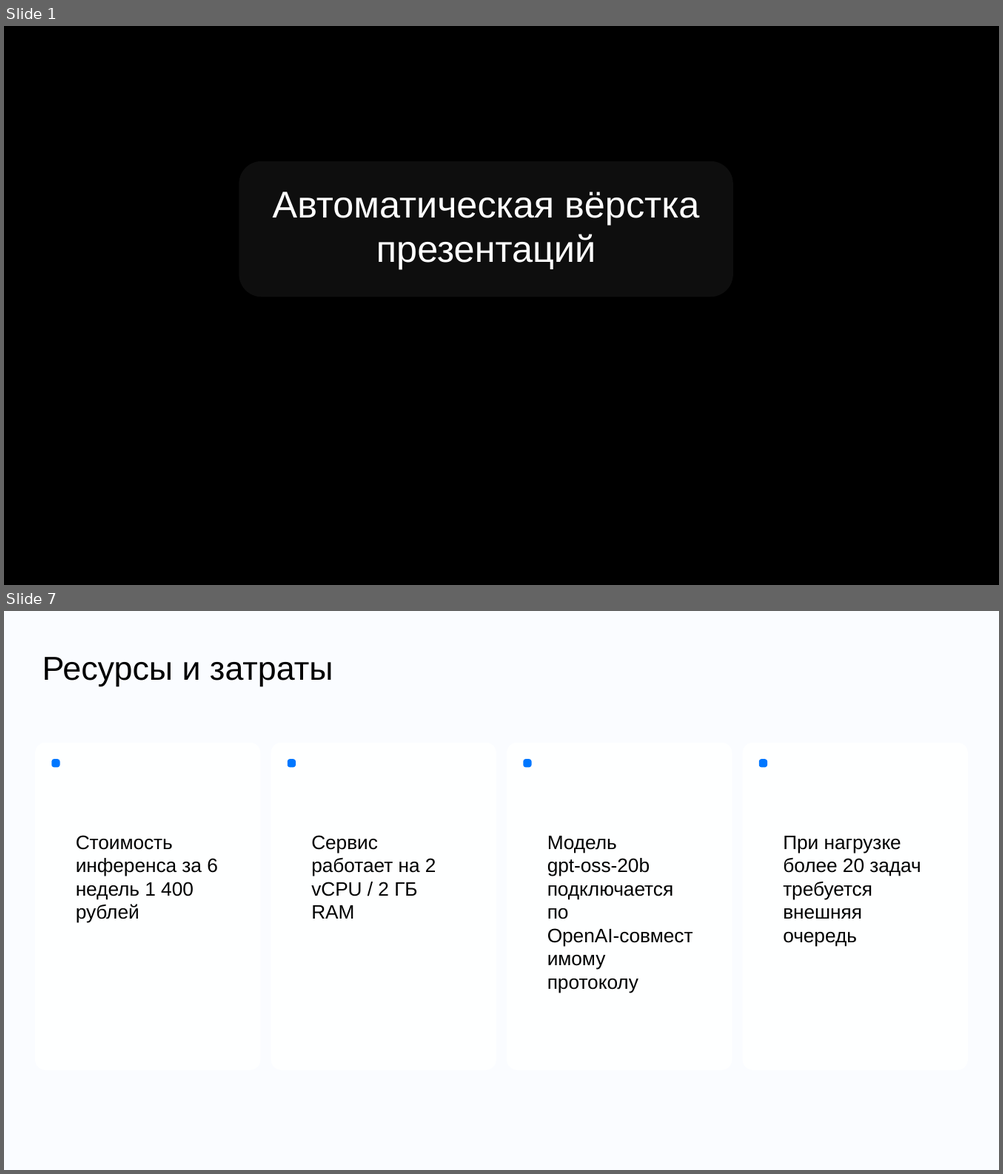
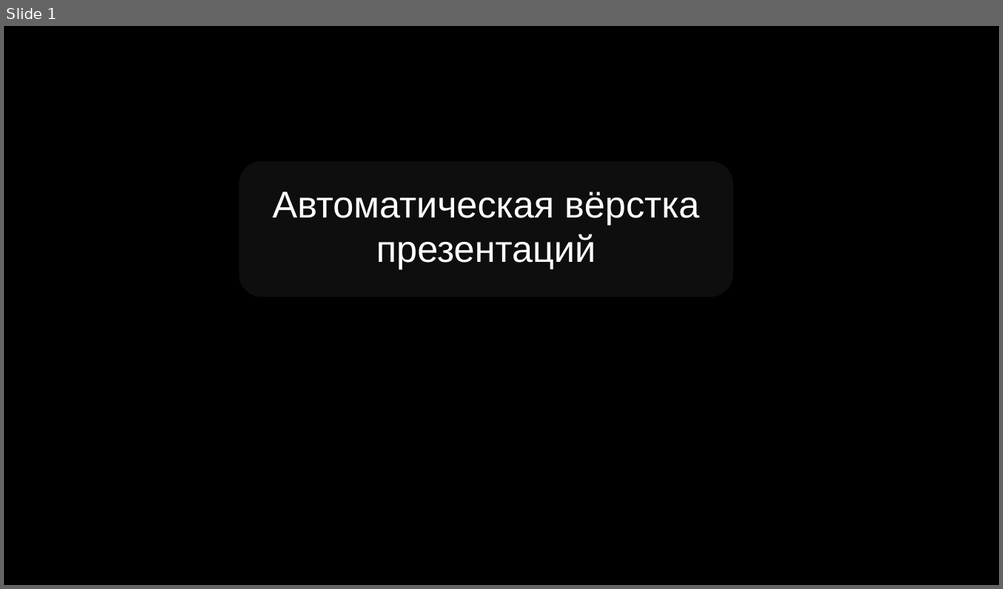
Before and after one commit to DiFoxenGit/-VKTechHackathon, a slide deck: samples/VK_Tech_шаблон__classic.pptx. Shown one above the other, each under a label of ours: slides 1 and 7 before the commit, slide 1 after it; the slides between them are not shown. The pictures are 1003x1174 and 1003x589 pixels, drawn with LibreOffice and Linux fonts; fonts in the diff are those of the drawing; background and template pictures are left out. Boxes give left, top, right and bottom in pixels: in the first picture for what was removed or moved away, otherwise in the second. Text is boxed around its words. In the diff, an @@ line names an element or a change of style, - is before the commit and + after.

```diff
--- a/samples/VK_Tech_шаблон__classic.pptx
+++ b/samples/VK_Tech_шаблон__classic.pptx
@@ slide 7 removed at bbox=[4, 611, 999, 1170], background #FAFCFF @@
@@ text removed at bbox=[42, 657, 333, 686] @@
-Ресурсы и затраты
@@ rounded rectangle removed at bbox=[35, 742, 261, 1071] @@
@@ rounded rectangle removed at bbox=[270, 742, 496, 1071] @@
@@ rounded rectangle removed at bbox=[506, 742, 732, 1071] @@
@@ rounded rectangle removed at bbox=[742, 742, 967, 1071] @@
@@ rounded rectangle removed at bbox=[52, 759, 60, 767] @@
@@ rounded rectangle removed at bbox=[287, 759, 296, 767] @@
@@ rounded rectangle removed at bbox=[523, 759, 531, 767] @@
@@ rounded rectangle removed at bbox=[759, 759, 767, 767] @@
@@ text removed at bbox=[76, 835, 218, 923] @@
-Стоимость инференса за 6 недель 1 400 рублей
@@ text removed at bbox=[311, 835, 436, 919] @@
-Сервис работает на 2 vCPU / 2 ГБ RAM
@@ text removed at bbox=[547, 836, 693, 993] @@
-Модель gpt‑oss‑20b подключается по OpenAI‑совместимому протоколу
@@ text removed at bbox=[782, 836, 921, 946] @@
-При нагрузке более 20 задач требуется внешняя очередь
```
Also in this commit, not shown: 4 slides changed, 5 slides added, 4 other slides removed, 27 other files.
